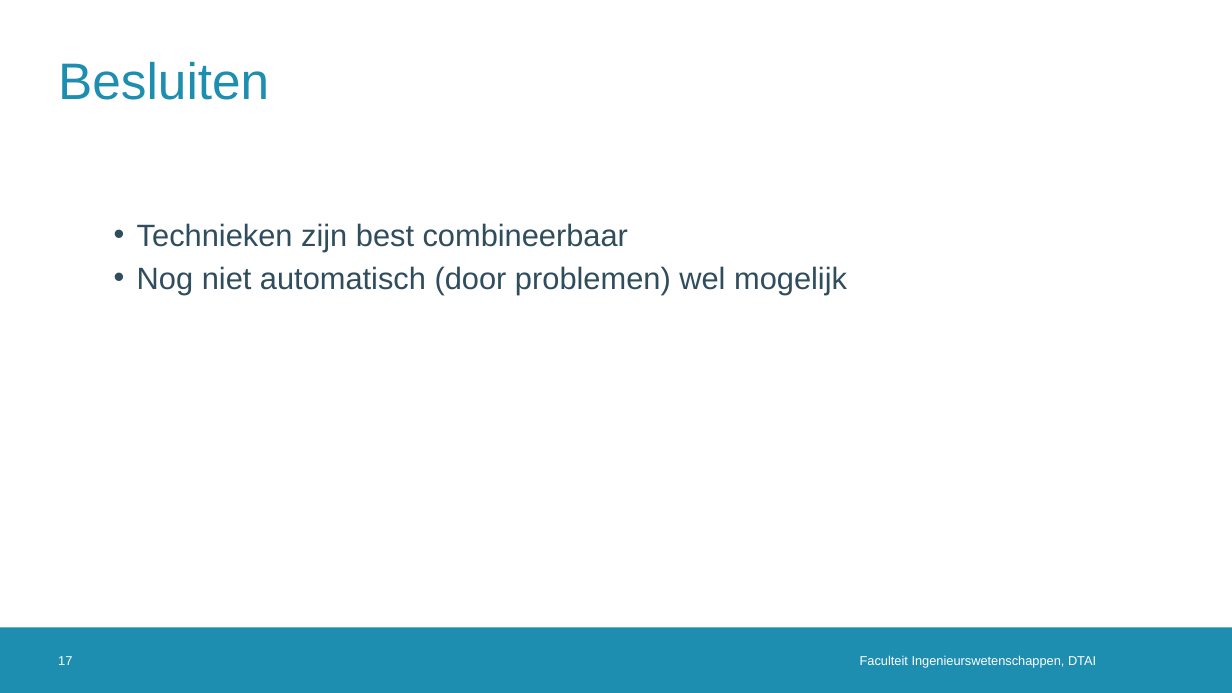
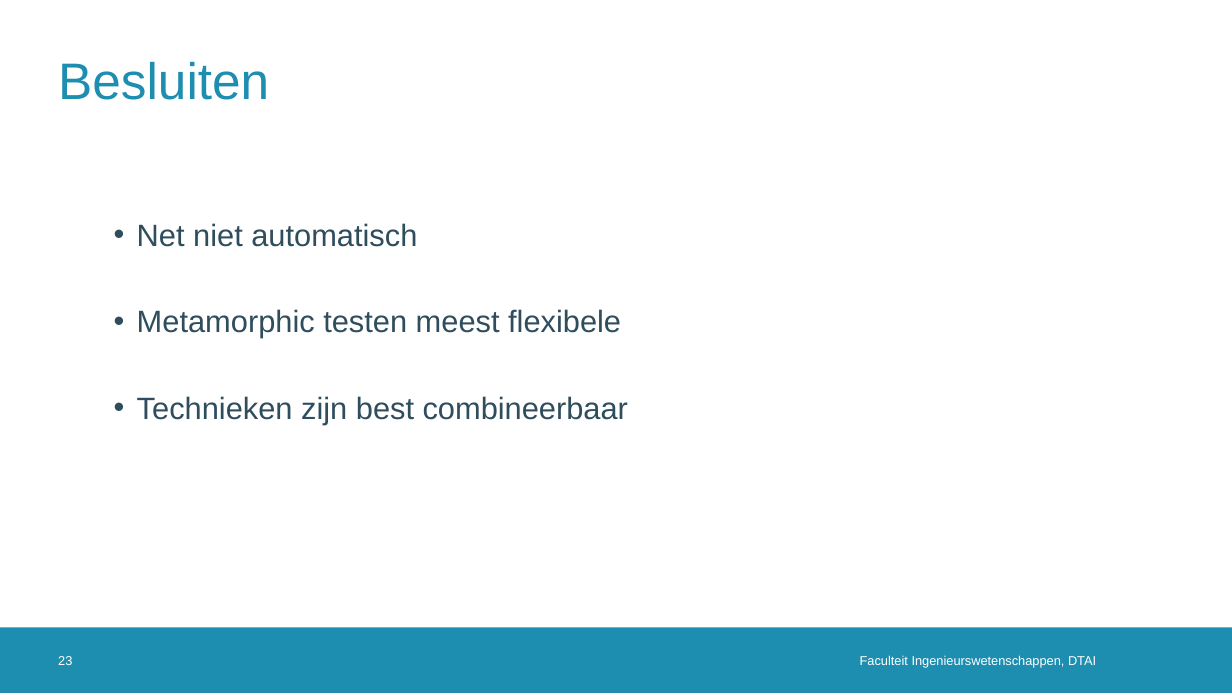
Before and after one commit to rubenkindt/Masterproef-paper-RubenKindt, a slide deck: slide 23 of Milestones/M3 december presentation/M3.pptx (slide 17 before the commit). Drawn at 1232x693 pixels with LibreOffice and Linux fonts; fonts in the diff are those of the drawing; background and template pictures are left out. Boxes give left, top, right and bottom in pixels: in the first picture for what was removed or moved away, otherwise in the second. Text is boxed around its words. In the diff, an @@ line names an element or a change of style, - is before the commit and + after.

```diff
--- a/Milestones/M3 december presentation/M3.pptx
+++ b/Milestones/M3 december presentation/M3.pptx
@@ text at box(137, 223, 621, 338): paragraphs added @@
+  • Net niet automatisch
+  • Metamorphic testen meest flexibele
@@ text at box(137, 266, 847, 295): paragraph removed @@
-  • Nog niet automatisch (door problemen) wel mogelijk
@@ page number at box(58, 656, 72, 665): text changed @@
-17
+23
```
Also in this commit, not shown: 9 other slides changed, 5 slides added, 16 other files.
